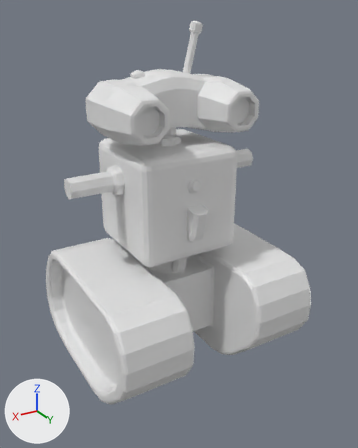
The Blender file models/robot.blend: old version first, new version second.
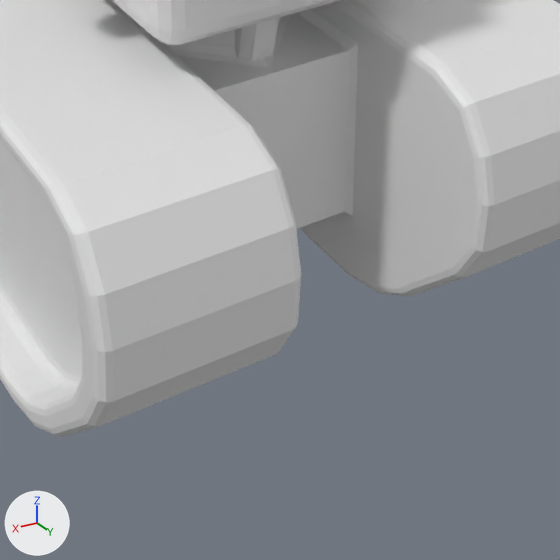
There are two pictures of each version: one whole from a camera (50 mm lens) standing at (0.908, 1.609, 1.364) and looking at (-0.025, 0.054, 0.586), one close up on the part from 25% to 80% of the width and 56% to 100% of the height. The lights are fixed; the arrows at lower left show +X, +Y and +Z.

The first close-up shows 'Body', 'Wheels', 'Wrench'.
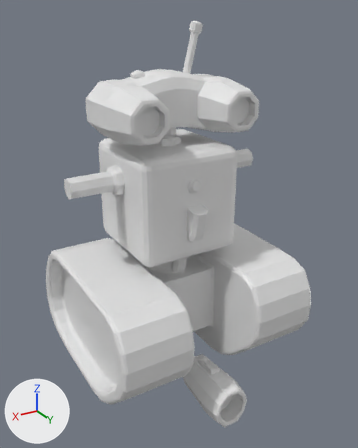
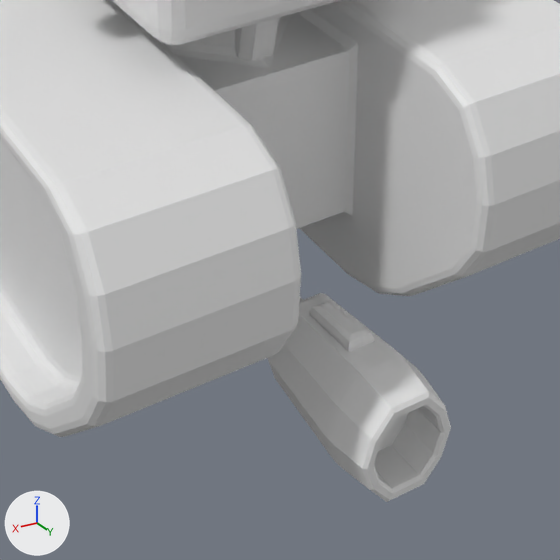
Commit message: Rocket launcher

Diff of the bpy script that builds the scene:
```diff
--- a/models/robot.blend.py
+++ b/models/robot.blend.py
@@ me_cylinder_003 @@
+me_cylinder_003.from_pydata([(-0.086, 0.3706, -0.0211), (-0.086, 0.3706, 0.0211), (-0.0771, 0.2695, 0.0177), (-0.0771, 0.2695, -0.0177), (-0.0917, 0.3701, -0.0211), (-0.102, 0.3578, -0.0094), (-0.0994, 0.3661, -0.0177), (-0.102, 0.3578, 0.0094), (-0.0917, 0.3701, 0.0211), (-0.0994, 0.3661, 0.0177), (-0.0828, 0.269, 0.0177), (-0.0951, 0.2793, 0.0068), (-0.0911, 0.2716, 0.0145), (-0.0951, 0.2793, -0.0068), (-0.0828, 0.269, -0.0177), (-0.0911, 0.2716, -0.0145)], [], [(2, 1, 8, 10), (0, 3, 14, 4), (3, 2, 10, 14), (13, 11, 7, 5), (5, 7, 9, 6), (6, 9, 8, 4), (11, 13, 15, 12), (12, 15, 14, 10), (7, 11, 12, 9), (9, 12, 10, 8), (4, 14, 15, 6), (6, 15, 13, 5), (1, 0, 4, 8)])
@@ me_cylinder_001 @@
+me_cylinder_001.from_pydata(...)  # 218 vertices, 203 faces; spans x -0.09..0.09, y -0.09..0.484, z -0.081..0.081
@@ ob_rocketlauncherlamp @@
+ob_rocketlauncherlamp = bpy.data.objects.new('RocketLauncherLamp', me_cylinder_003)
+ob_rocketlauncherlamp.location = (0.0, 0.0, 0.0)
+ob_rocketlauncherlamp.rotation_euler = (0.0, 1.571, 0.0)  # degrees (0, 90, 0)
@@ ob_rocketlauncher @@
+ob_rocketlauncher = bpy.data.objects.new('RocketLauncher', me_cylinder_001)
+ob_rocketlauncher.location = (0.0, 0.0, 0.0)
+ob_rocketlauncher.rotation_euler = (0.0, 1.571, 0.0)  # degrees (0, 90, 0)
```

Location of each change, (x1, y1, x2, y2) in pixels of the close-ups (560 x 560 px):
'RocketLauncher', added
    after: (268, 293, 451, 502)
'RocketLauncherLamp', added
    after: (310, 300, 375, 352)
